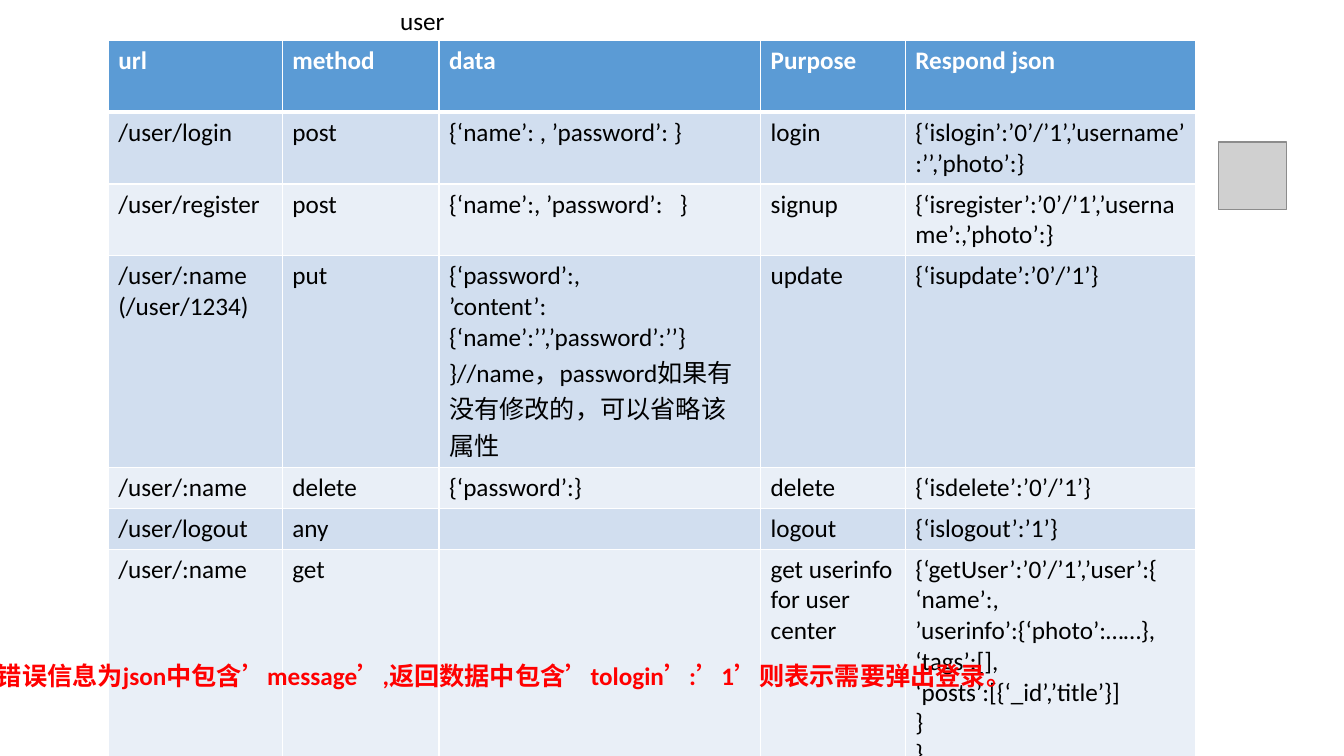
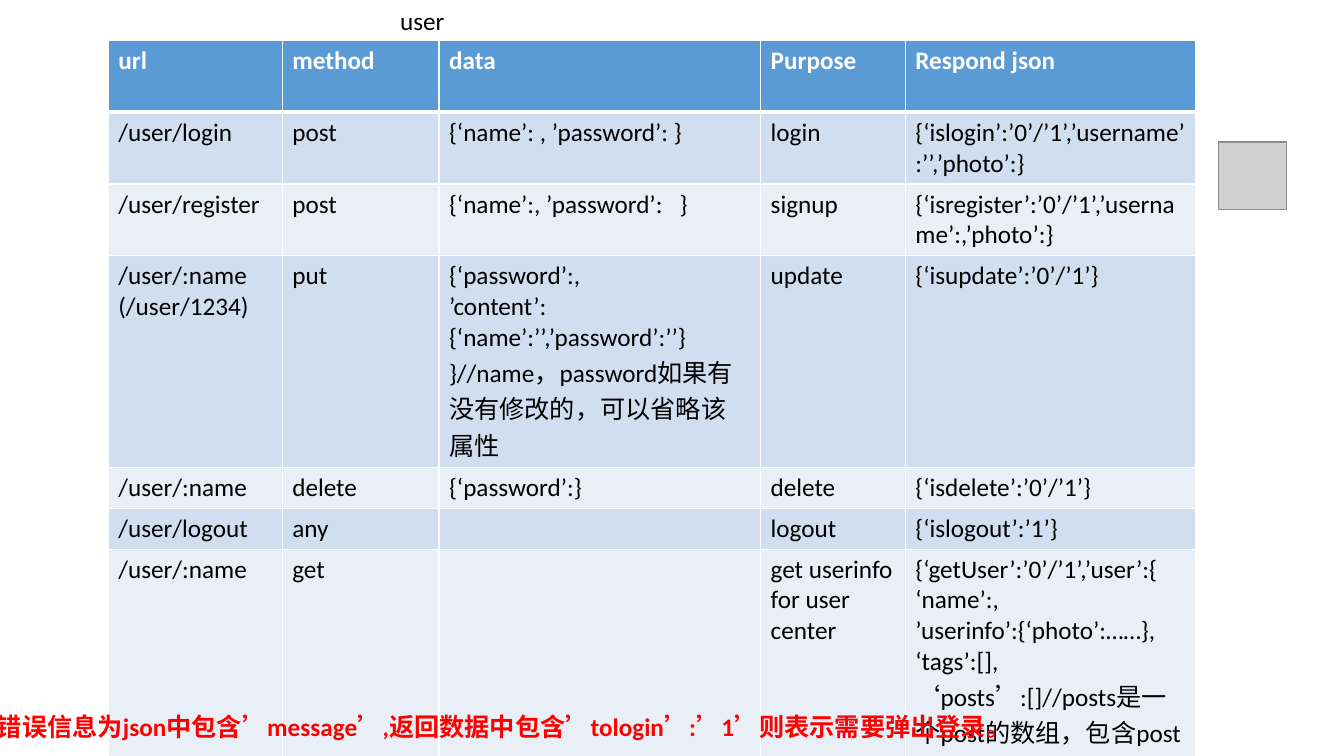
Before and after one commit to ruoqi-liu/WHUSE2018, a slide deck: slide 1 of aliinfo.pptx. Drawn at 1344x756 pixels with LibreOffice and Linux fonts; fonts in the diff are those of the drawing; grey boxes stand for pictures. Boxes give left, top, right and bottom in pixels: in the first picture for what was removed or moved away, otherwise in the second. Text is boxed around its words. In the diff, an @@ line names an element or a change of style, - is before the commit and + after.

Commit message:
modify user get and userpost get

```diff
--- a/aliinfo.pptx
+++ b/aliinfo.pptx
@@ table at bbox=[108, 40, 1197, 756] @@
-row 7, column 5: {‘getUser’:’0’/’1’,’user’:{ / ‘name’:, / ’userinfo’:{‘photo’:……}, / ‘tags’:[], / ‘posts’:[{‘_id’,’title’}] / } / }
+row 7, column 5: {‘getUser’:’0’/’1’,’user’:{ / ‘name’:, / ’userinfo’:{‘photo’:……}, / ‘tags’:[], / ‘posts’:[]//posts是一个post的数组，包含post所有字段 / } / }
@@ text "错误信息为json中包含’message’,返回数据中包含’tologin’:’1’则表示需要弹出登录。": place and size @@
-text "错误信息为json中包含’message’,返回数据中包含’tologin’:’1’则表示需要弹出登录。" at bbox=[0, 659, 1011, 691]
+text "错误信息为json中包含’message’,返回数据中包含’tologin’:’1’则表示需要弹出登录。" at bbox=[0, 714, 1011, 743]
```
Also in this commit, not shown: 1 other slide changed, 2 other files.
